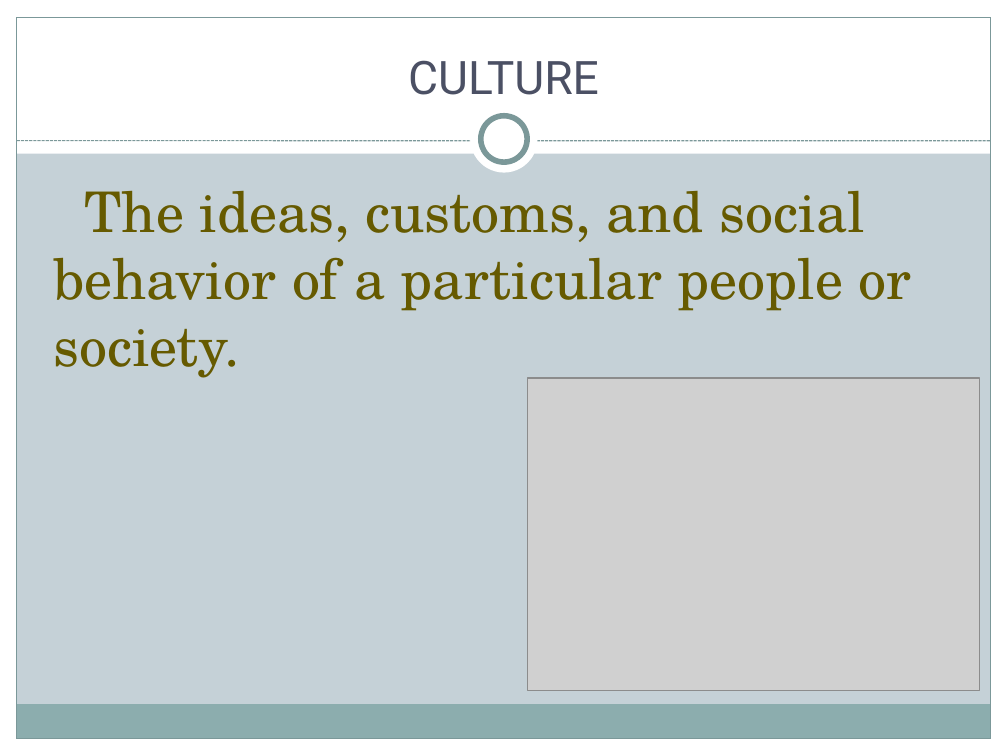
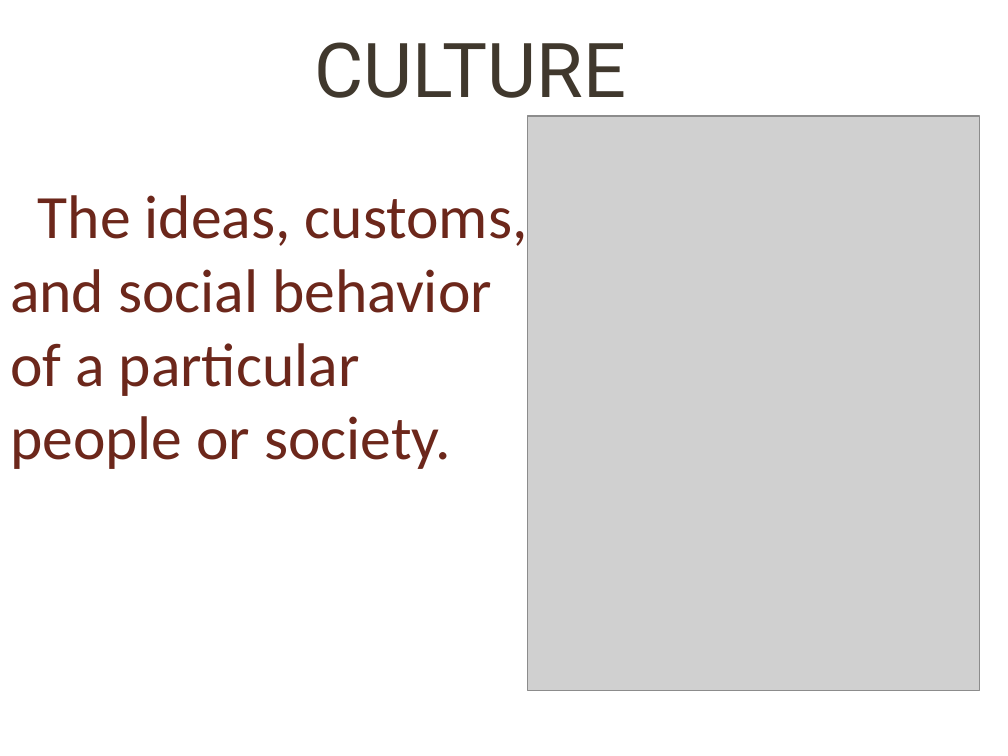
Before and after one commit to varshu519/varsha, a slide deck: slide 3 of Arts and culture.pptx. Drawn at 1008x756 pixels with LibreOffice and Linux fonts; fonts in the diff are those of the drawing; grey boxes stand for pictures; background and template pictures are left out. Boxes give left, top, right and bottom in pixels: in the first picture for what was removed or moved away, otherwise in the second. Text is boxed around its words. In the diff, an @@ line names an element or a change of style, - is before the commit and + after.

```diff
--- a/Arts and culture.pptx
+++ b/Arts and culture.pptx
@@ background #C5D1D7 to picture (left out) @@
@@ title "CULTURE": place and size @@
-title "CULTURE" at box(408, 60, 599, 95)
+title "CULTURE" at box(314, 42, 626, 98)
@@ title "CULTURE" at box(314, 42, 626, 98): size 33 to 54 pt, text colour #4B5064 to #40382D; vertical alignment bottom to middle @@
@@ rectangle removed at box(0, 0, 1008, 153) @@
@@ rectangle removed at box(0, 0, 17, 756) @@
@@ rounded rectangle added at box(10, 11, 998, 746), fill #FFFFFF @@
@@ rectangle removed at box(17, 17, 991, 739) @@
@@ rectangle removed at box(991, 0, 1008, 756) @@
@@ ellipse removed at box(471, 106, 538, 173) @@
@@ ellipse removed at box(481, 116, 527, 162) @@
@@ picture: place and size @@
-picture at box(528, 378, 981, 690)
+picture at box(528, 116, 981, 690)
@@ line removed from (17, 141) to (991, 141) @@
@@ text "The ideas, customs, and social ...": place and size @@
-text "The ideas, customs, and social ..." at box(54, 190, 912, 378)
+text "The ideas, customs, and social ..." at box(10, 187, 528, 469)
@@ text "The ideas, customs, and social ..." at box(10, 187, 528, 469): size 40 to 44 pt, font TeX Gyre Schola to Calibri, text colour #665A00 to #6C271B @@
@@ rectangle removed at box(16, 705, 990, 739) @@
@@ rectangle removed at box(0, 739, 1008, 756) @@
```
Also in this commit, not shown: 7 other slides changed, 1 slide added, 1 slide removed.
